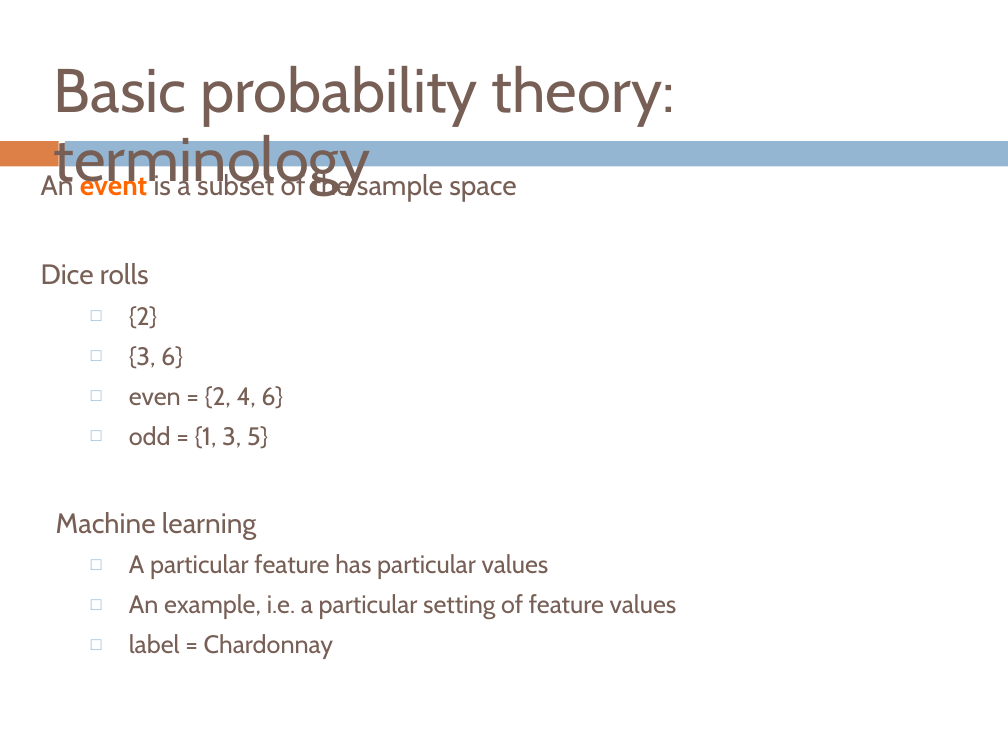
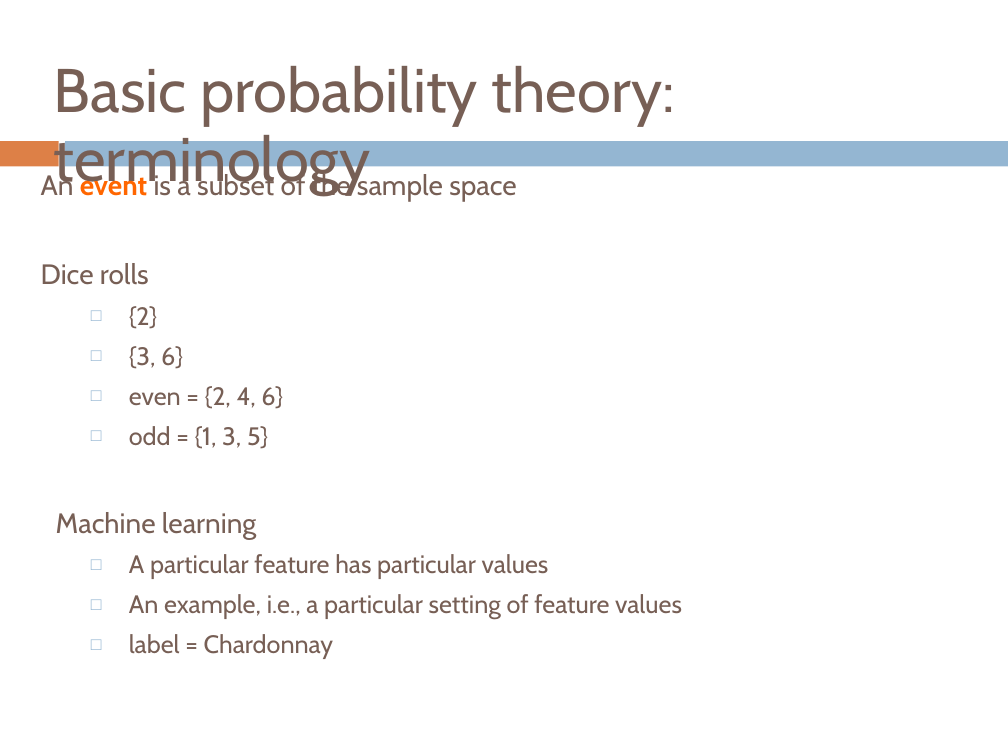
Before and after one commit to Collins-kariuk/Machine-Learning-CS158, a slide deck: slide 5 of Lectures/Lecture 13_Probability.pptx. Drawn at 1008x756 pixels with LibreOffice and Linux fonts; fonts in the diff are those of the drawing. Boxes give left, top, right and bottom in pixels: in the first picture for what was removed or moved away, otherwise in the second. Text is boxed around its words. In the diff, an @@ line names an element or a change of style, - is before the commit and + after.

```diff
--- a/Lectures/Lecture 13_Probability.pptx
+++ b/Lectures/Lecture 13_Probability.pptx
@@ text at box(129, 594, 682, 620): text changed @@
-  □ An example, i.e. a particular setting of feature values
+  □ An example, i.e., a particular setting of feature values
```
Also in this commit, not shown: 8 other slides changed.
